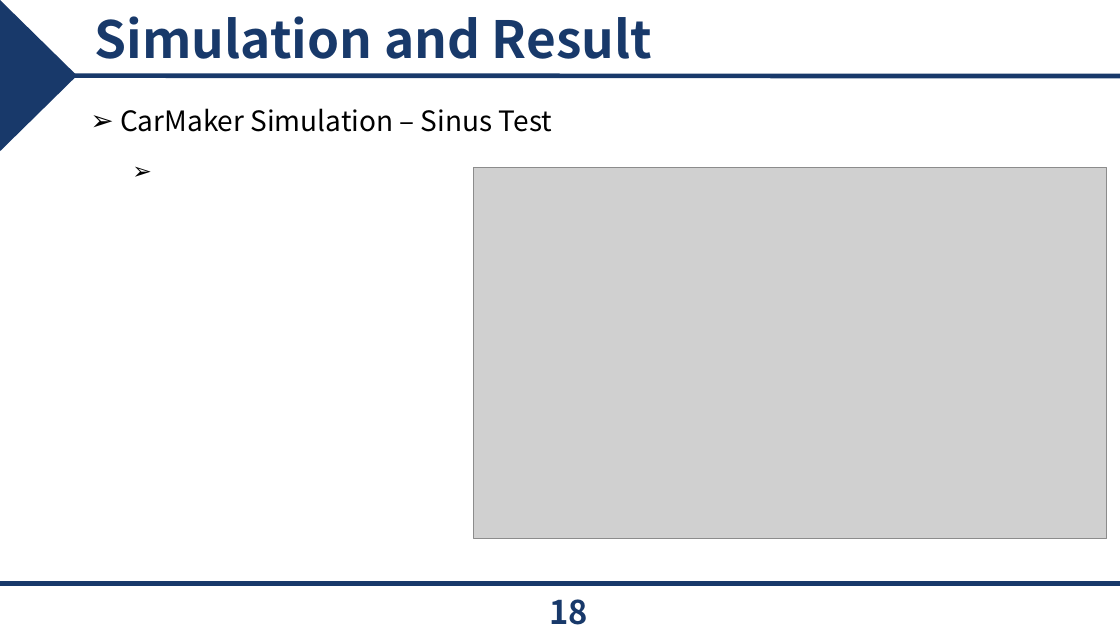
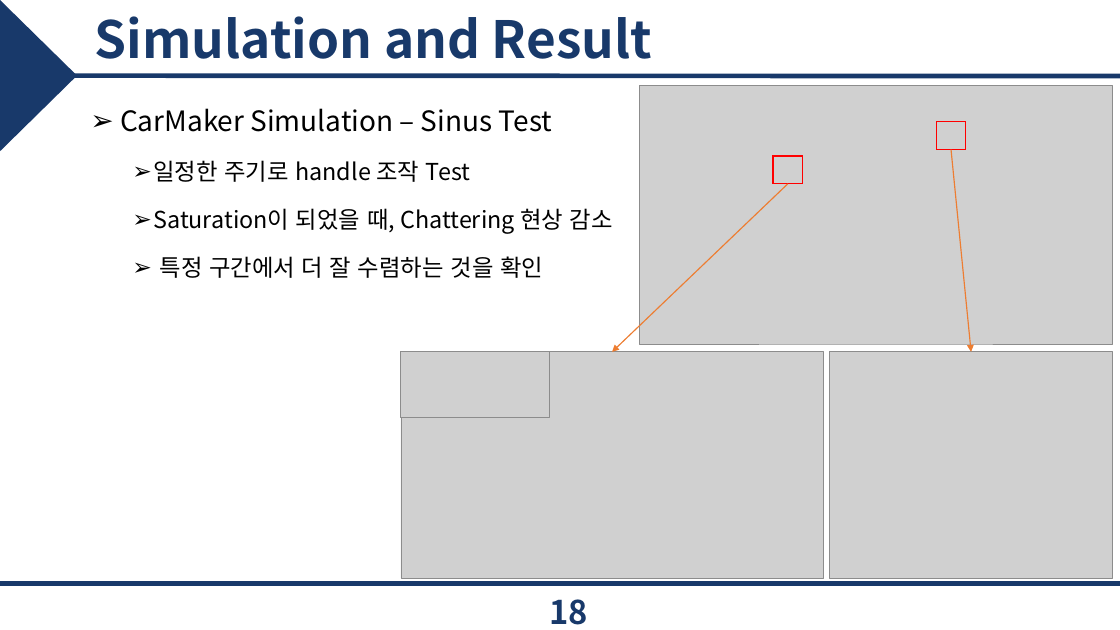
Before and after one commit to epoxx-arch/Torque_vectoringthesis, a slide deck: slide 18 of 졸업 논문/JCCI 발표.pptx. Drawn at 1120x630 pixels with LibreOffice and Linux fonts; fonts in the diff are those of the drawing; grey boxes stand for pictures; background and template pictures are left out. Boxes give left, top, right and bottom in pixels: in the first picture for what was removed or moved away, otherwise in the second. Text is boxed around its words. In the diff, an @@ line names an element or a change of style, - is before the commit and + after.

```diff
--- a/졸업 논문/JCCI 발표.pptx
+++ b/졸업 논문/JCCI 발표.pptx
@@ picture added at (639, 86, 1112, 344) @@
@@ rectangle added at (937, 122, 966, 150), outline #FF0000 1 pt @@
@@ text at (153, 160, 613, 278): paragraphs added @@
+  ➢ 일정한 주기로 handle 조작 Test
+  ➢ Saturation이 되었을 때, Chattering 현상 감소
+  ➢ 특정 구간에서 더 잘 수렴하는 것을 확인
@@ picture removed at (474, 167, 1107, 539) @@
@@ rectangle added at (773, 156, 802, 184), outline #FF0000 1 pt @@
@@ arrow added from (951, 150) to (971, 352), #ED7D31 1 pt @@
@@ arrow added from (788, 184) to (613, 352), #ED7D31 1 pt @@
@@ picture added at (401, 352, 823, 578) @@
@@ picture added at (401, 352, 549, 418) @@
@@ picture added at (830, 352, 1113, 578) @@
```
Also in this commit, not shown: 6 other slides changed, 1 slide added, 1 slide removed, 2 other files.
